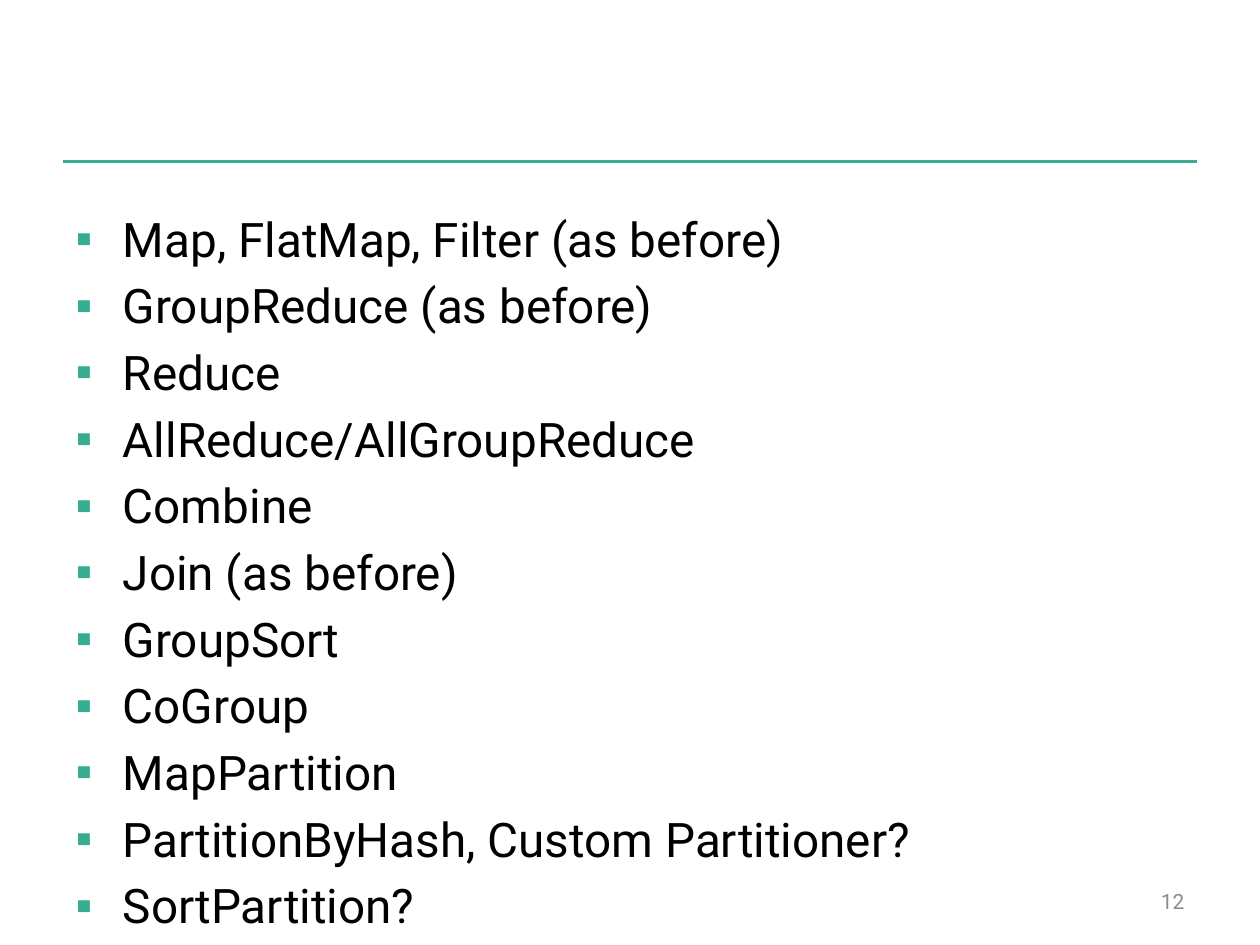
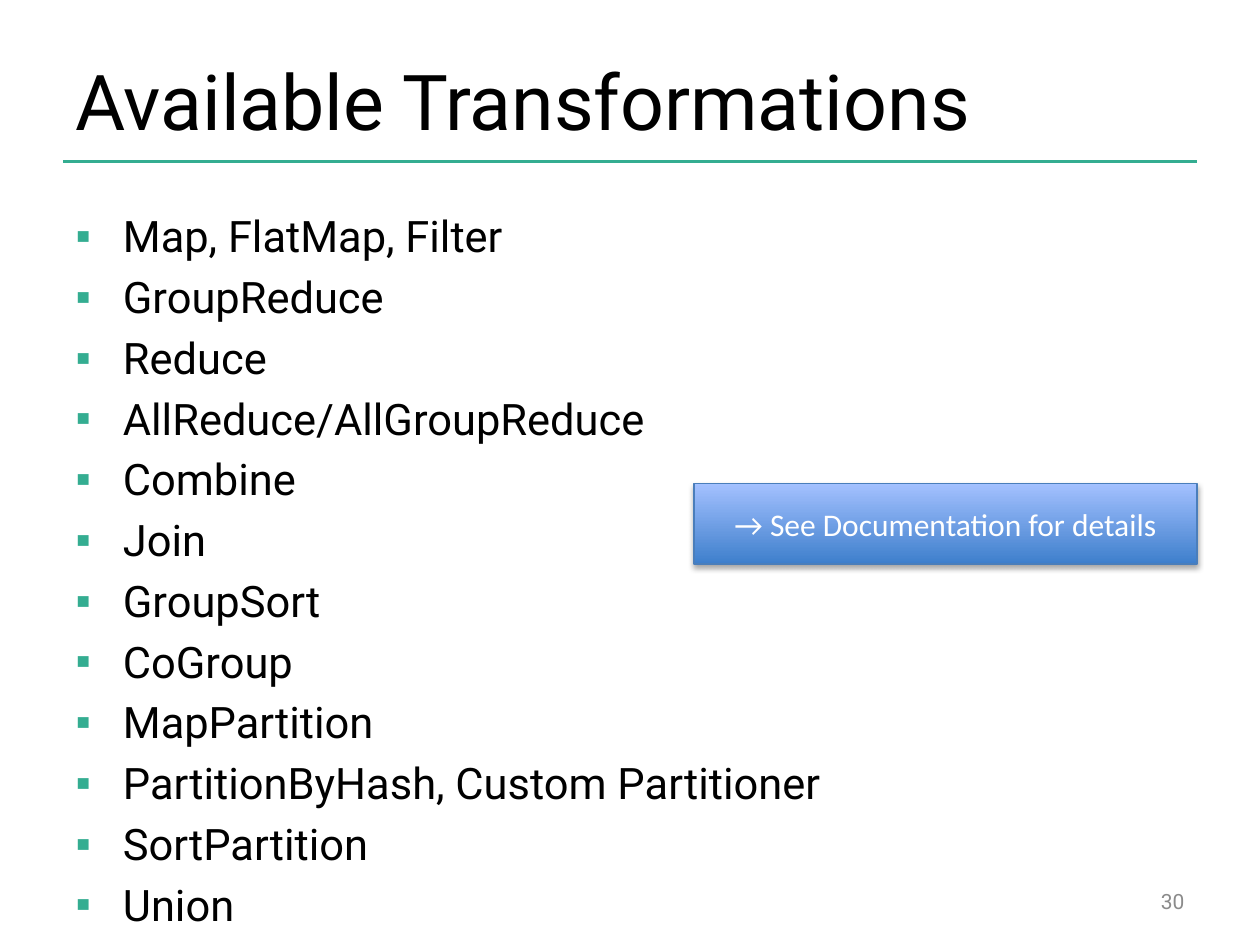
Before and after one commit to dataArtisans/flink-training-web, a slide deck: slide 30 of slides/flink_batch_advanced.pptx (slide 12 before the commit). Drawn at 1260x945 pixels with LibreOffice and Linux fonts; fonts in the diff are those of the drawing; background and template pictures are left out. Boxes give left, top, right and bottom in pixels: in the first picture for what was removed or moved away, otherwise in the second. Text is boxed around its words. In the diff, an @@ line names an element or a change of style, - is before the commit and + after.

```diff
--- a/slides/flink_batch_advanced.pptx
+++ b/slides/flink_batch_advanced.pptx
@@ title added at [76,71,970,131], 44 pt, text #000000 @@
+Available Transformations
@@ text at [123,219,502,322]: text changed; size 27.2 to 24.8 pt @@
-▪ Map, FlatMap, Filter (as before)
-▪ GroupReduce (as before)
+▪ Map, FlatMap, Filter
+▪ GroupReduce
@@ text at [123,341,644,747]: size 27.2 to 24.8 pt in "Reduce", "AllReduce/AllGroupReduce", "Combine", "GroupSort" and 2 more places @@
@@ rectangle added at [694,483,1197,563], fill gradient #3F80CE to #A4C4FF, outline #4B7EBC 0.75 pt, 18 pt, text #FFFFFF @@
+→ See Documentation for details
@@ text at [123,524,206,557]: text changed; size 27.2 to 24.8 pt @@
-▪ Join (as before)
+▪ Join
@@ text at [123,766,820,861]: text changed; size 27.2 to 24.8 pt @@
-▪ PartitionByHash, Custom Partitioner?
-▪ SortPartition?
+▪ PartitionByHash, Custom Partitioner
+▪ SortPartition
+▪ Union
@@ page number at [1161,894,1185,909]: text changed @@
-12
+30
```
Also in this commit, not shown: 4 other slides changed, 32 slides added, 5 slides removed.
